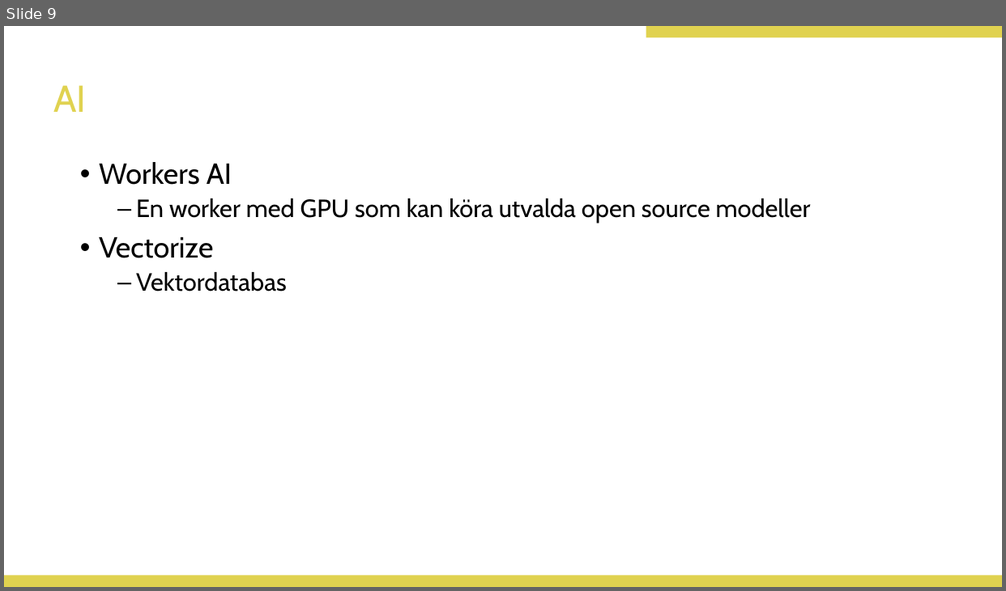
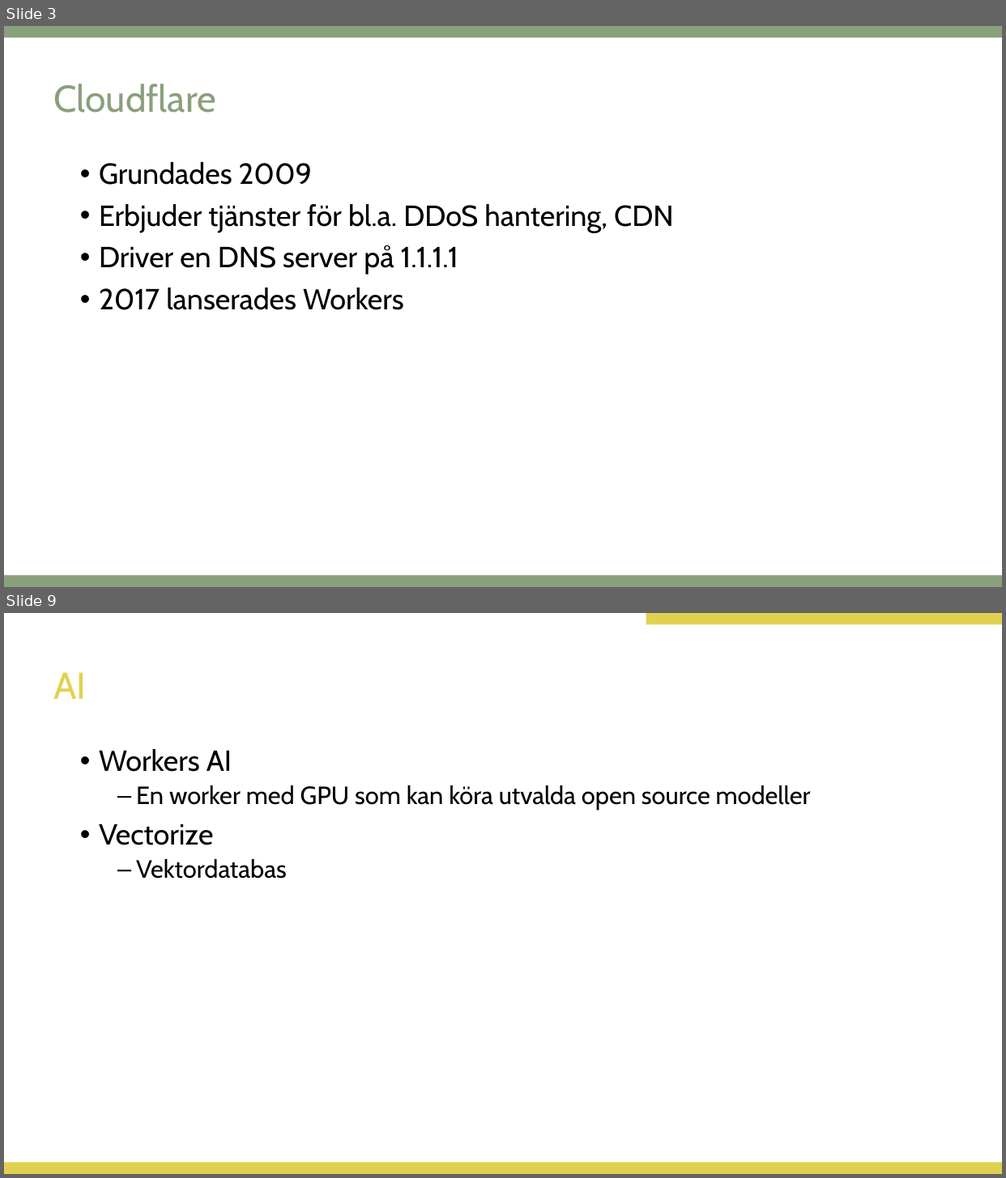
Before and after one commit to Doverstav/kitscon241, a slide deck: docs/presentation.pptx. Shown one above the other, each under a label of ours: slide 9 before the commit, slides 3 and 9 after it; the slides between them are not shown. The pictures are 1006x591 and 1006x1178 pixels, drawn with LibreOffice and Linux fonts; fonts in the diff are those of the drawing; background and template pictures are left out. Boxes give left, top, right and bottom in pixels: in the first picture for what was removed or moved away, otherwise in the second. Text is boxed around its words. In the diff, an @@ line names an element or a change of style, - is before the commit and + after.

```diff
--- a/docs/presentation.pptx
+++ b/docs/presentation.pptx
@@ slide 3 added at (4, 26, 1002, 587), background #FFFFFF @@
@@ rectangle added at (4, 26, 1002, 38), fill #89A17C @@
@@ title added at (53, 84, 216, 113), 36 pt, text #8AA07C @@
+Cloudflare
@@ text added at (99, 162, 674, 310), 28 pt, text #000000 @@
+• Grundades 2009
+• Erbjuder tjänster för bl.a. DDoS hantering, CDN
+• Driver en DNS server på 1.1.1.1
+• 2017 lanserades Workers
@@ rectangle added at (4, 575, 1002, 587), fill #89A17C @@
```
Also in this commit, not shown: 5 slides changed, 8 other slides added, 7 slides removed, 1 other file.
